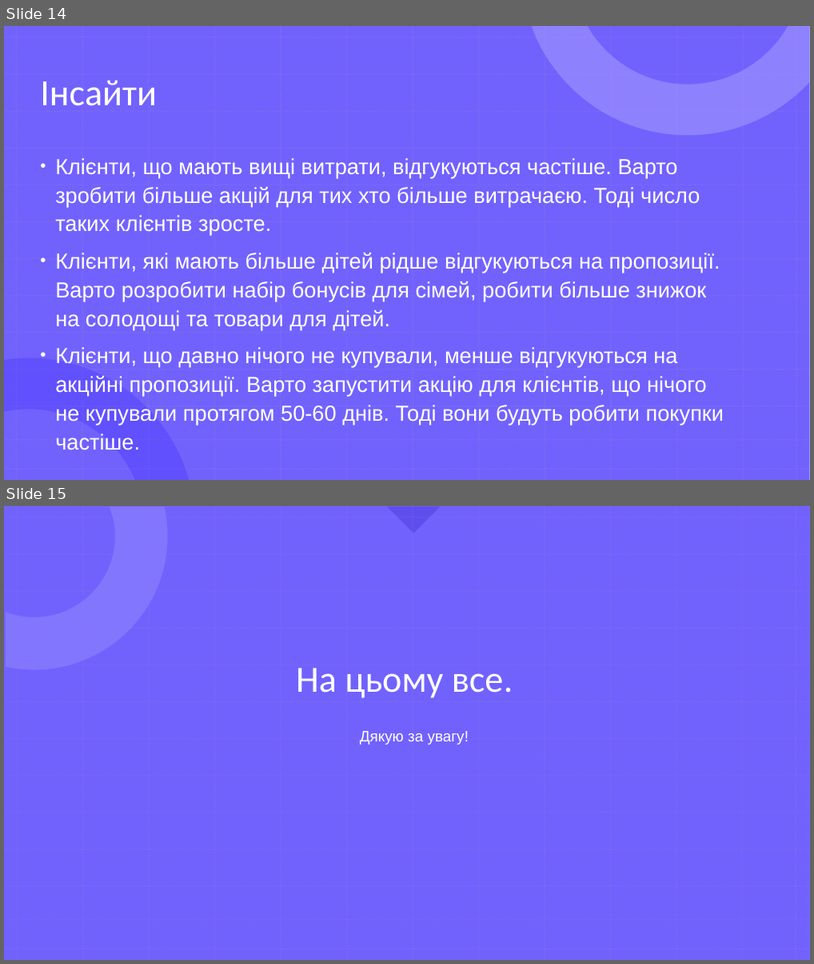
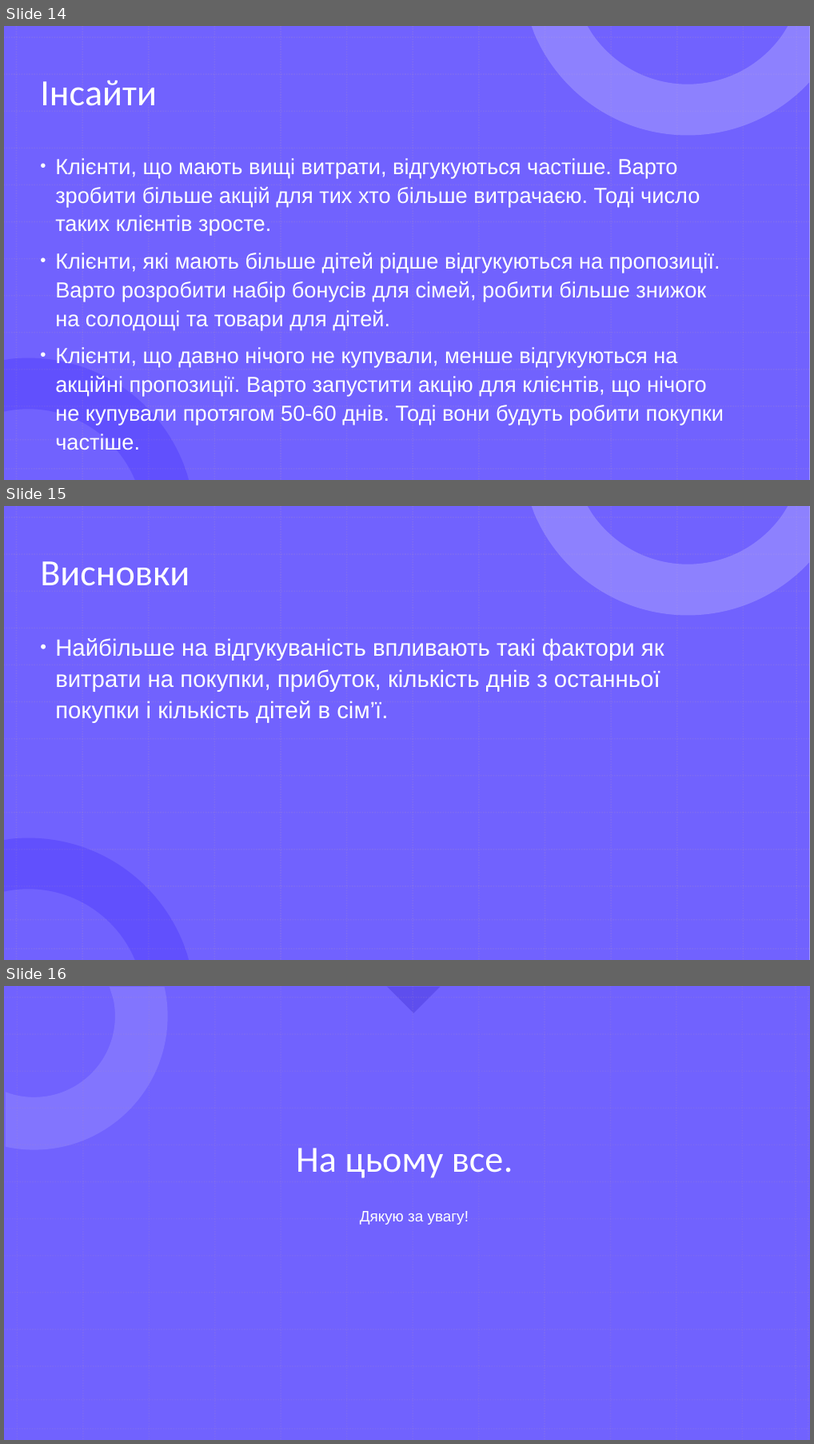
Before and after one commit to emissuu/UniTasks, a slide deck: R/Lab2/Slides.pptx. Shown one above the other, each under a label of ours: slides 14 and 15 before the commit, slides 14, 15 and 16 after it. The pictures are 814x964 and 814x1444 pixels, drawn with LibreOffice and Linux fonts; fonts in the diff are those of the drawing. Boxes give left, top, right and bottom in pixels: in the first picture for what was removed or moved away, otherwise in the second. Text is boxed around its words. In the diff, an @@ line names an element or a change of style, - is before the commit and + after.

Commit message:
R\Lab2\Little changes in final slides

```diff
--- a/R/Lab2/Slides.pptx
+++ b/R/Lab2/Slides.pptx
@@ slide 15 added at (4,506,810,960), background #FFFFFF; not listed: 29 template elements that a slide beside it also shows @@
@@ title added at (40,561,190,586), 44 pt, text #FFFFFF @@
+Висновки
@@ text added at (55,638,665,723), 28 pt, text #FFFFFF @@
+• Найбільше на відгукуваність впливають такі фактори як витрати на покупки, прибуток, кількість днів з останньої покупки і кількість дітей в сім’ї.
@@ what was slide 15 is now slide 16 @@
```
Also in this commit, not shown: 1 other file.
